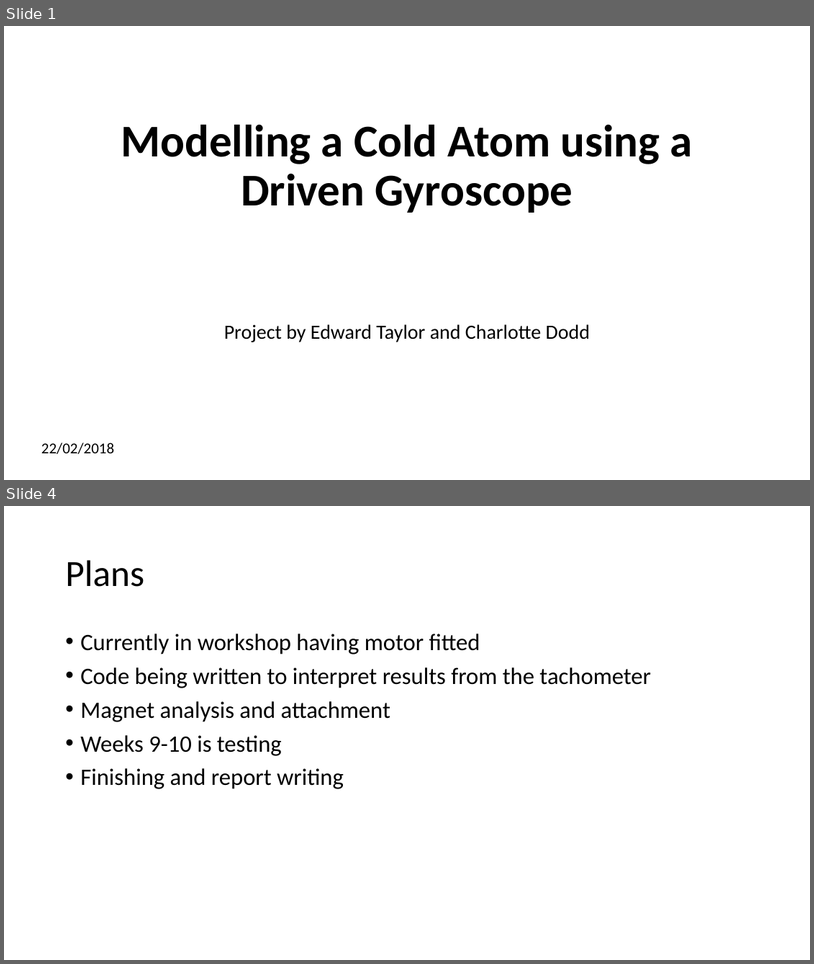
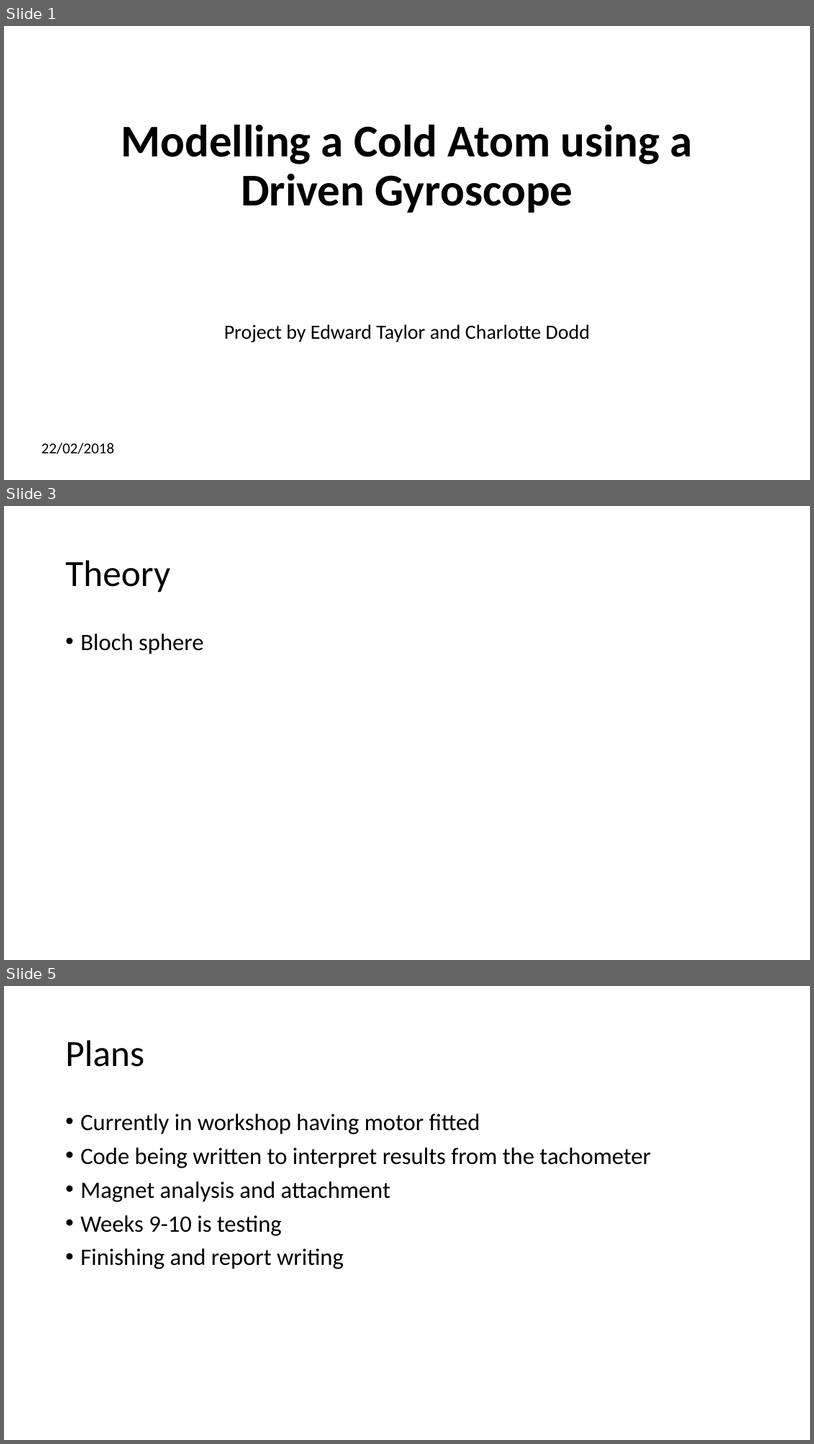
Before and after one commit to CharlotteElle/GyroProject, a slide deck: Project Presentation.pptx. Shown one above the other, each under a label of ours: slides 1 and 4 before the commit, slides 1, 3 and 5 after it; the slides between them are not shown. The pictures are 814x964 and 814x1444 pixels, drawn with LibreOffice and Linux fonts; fonts in the diff are those of the drawing. Boxes give left, top, right and bottom in pixels: in the first picture for what was removed or moved away, otherwise in the second. Text is boxed around its words. In the diff, an @@ line names an element or a change of style, - is before the commit and + after.

```diff
--- a/Project Presentation.pptx
+++ b/Project Presentation.pptx
@@ slide 3 added at (4, 506, 810, 960), background #FFFFFF @@
@@ title added at (65, 560, 170, 592), 44 pt, text #000000 @@
+Theory
@@ text added at (80, 633, 203, 654), 28 pt, text #000000 @@
+• Bloch sphere
@@ what was slide 4 is now slide 5 @@
```
Also in this commit, not shown: 1 slide changed, 1 other slide added, 1 slide removed.
